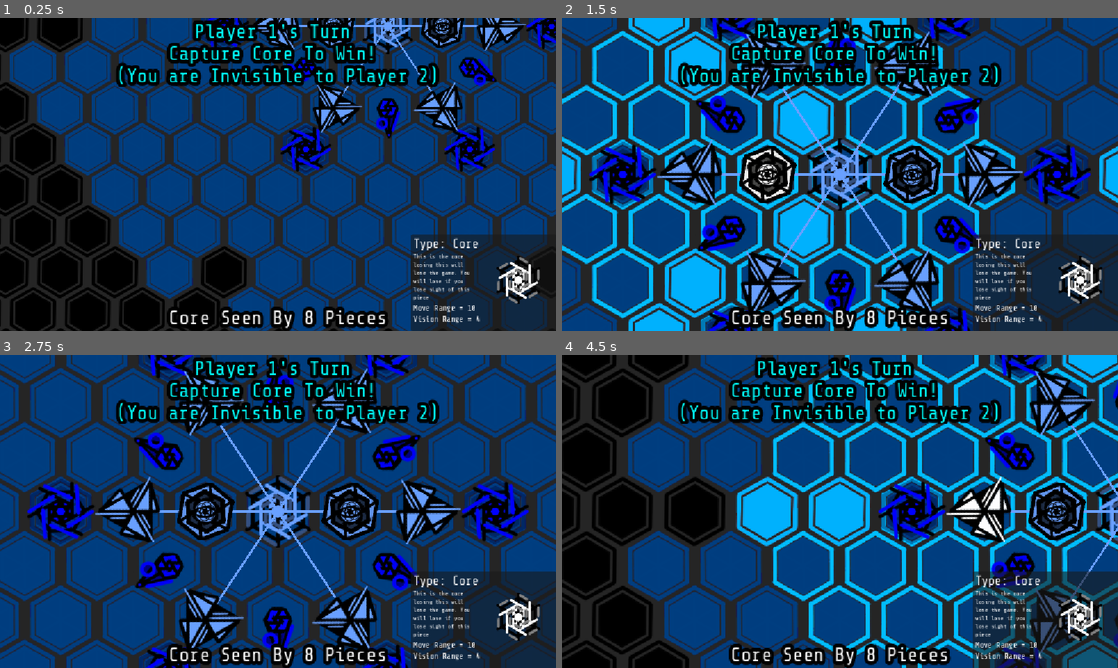
Above: before the commit, frames 1-4 (two rows, left to right).
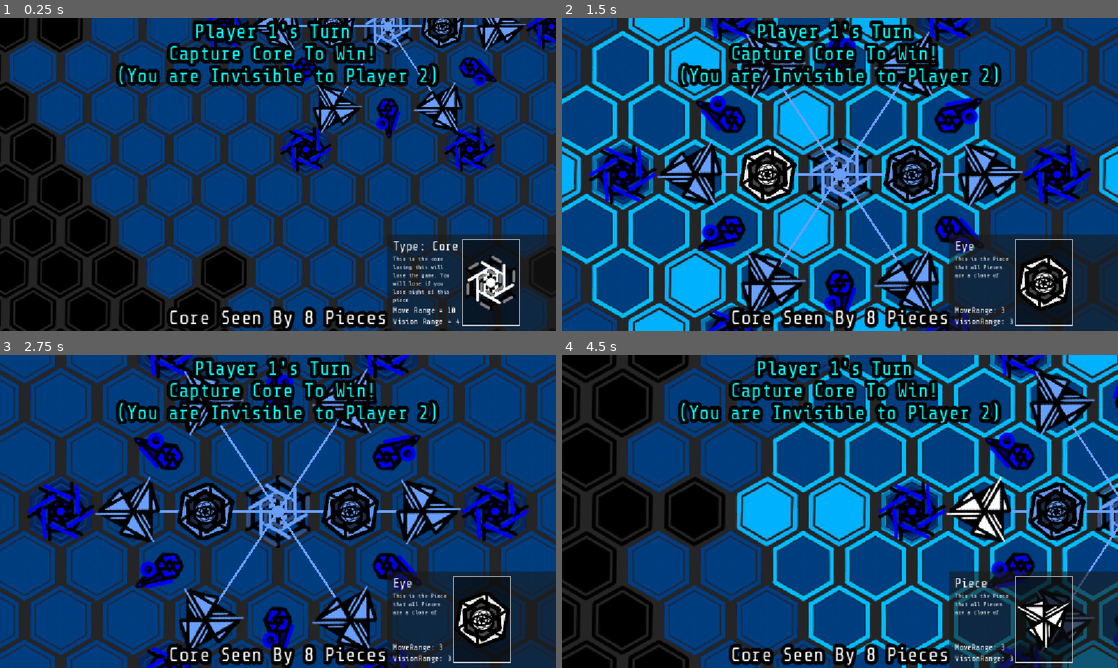
Above: after the commit, the same moments.

Repository: petesamerson/V-s-on
Game: Godot game, scene res://base_scene.tscn
The game is run twice, just before and just after one commit, with the same random seed, the same clock (stepped at 60 frames per second) and the same inputs.
Inputs (mouse positions are in pixels of both pictures, inside the frame that each line leads up to):
- Up to frame 1 (0.25 s): no input
- Up to frame 2 (1.5 s): drag from (923, 64) to (1101, 64) at 0.52 s; tap Enter at 1.25 s; drag from (767, 174) to (912, 174) at 1.27 s
- Up to frame 3 (2.75 s): tap Space at 2 s; click (350, 511) at 2.17 s
- Up to frame 4 (4.5 s): tap Enter at 2.75, 4.25 s; drag from (1056, 511) to (767, 511) at 2.77 s; tap Space at 3.5 s; drag from (623, 511) to (912, 511) at 3.52 s; drag from (984, 511) to (756, 433) at 4.27 s

The runs differ from the first frame. In frame 1, 4.6% of the frame differs, in the area x 69-98%, y 69-100%; in frame 2, 4.5%; in frame 3, 4.5%; in frame 4, 4.2%.

Commit message:
first update render

Diff:
--- a/TowerRotatePiece.gd
+++ b/TowerRotatePiece.gd
@@ -229,3 +229,9 @@
 			cur_rotate = []
 			old_selected_rotate_tile_ids = []
 			super.handle_move_input_event(event)
+
+func getTypeString() -> String:
+	return "RotateTower";
+
+func getTypedDescription() -> String:
+	return "This piece is the only piece that can rotate, rotation does not cost a turn!"
--- a/base_scene.tscn
+++ b/base_scene.tscn
@@ -138,6 +138,15 @@
 border_width_bottom = 2
 border_color = Color(0, 0.9426603, 0.65268576, 1)
 
+[sub_resource type="StyleBoxFlat" id="StyleBoxFlat_ixihg"]
+bg_color = Color(0, 0, 0, 0.43137255)
+border_width_left = 2
+border_width_top = 2
+border_width_right = 2
+border_width_bottom = 2
+
+[sub_resource type="Theme" id="Theme_6ow2y"]
+
 [node name="BaseScene" type="Node2D"]
 metadata/_edit_horizontal_guides_ = [-6.0, 36.0, -55.0, -65.0, -271.0]
 
@@ -254,7 +263,7 @@
 "
 
 [node name="SelectionPanel" type="Panel" parent="TurnLayer"]
-custom_minimum_size = Vector2(300, 200)
+custom_minimum_size = Vector2(350, 200)
 anchors_preset = 3
 anchor_left = 1.0
 anchor_top = 1.0
@@ -273,10 +282,10 @@
 anchor_bottom = 1.0
 grow_horizontal = 2
 grow_vertical = 2
-theme_override_constants/margin_left = 5
-theme_override_constants/margin_top = 5
-theme_override_constants/margin_right = 5
-theme_override_constants/margin_bottom = 5
+theme_override_constants/margin_left = 12
+theme_override_constants/margin_top = 12
+theme_override_constants/margin_right = 12
+theme_override_constants/margin_bottom = 12
 
 [node name="VBoxContainer" type="VBoxContainer" parent="TurnLayer/SelectionPanel/MarginContainer"]
 layout_mode = 2
@@ -293,7 +302,7 @@
 theme_override_font_sizes/font_size = 25
 text = "Type: Core"
 
-[node name="Label" type="Label" parent="TurnLayer/SelectionPanel/MarginContainer/VBoxContainer/HBoxContainer/VBoxContainer"]
+[node name="Description" type="Label" parent="TurnLayer/SelectionPanel/MarginContainer/VBoxContainer/HBoxContainer/VBoxContainer"]
 custom_minimum_size = Vector2(100, 100)
 layout_mode = 2
 theme_override_fonts/font = ExtResource("30_ov3nv")
@@ -312,12 +321,17 @@
 theme_override_font_sizes/font_size = 16
 text = "Vision Range = 4"
 
-[node name="TextureRect" type="TextureRect" parent="TurnLayer/SelectionPanel/MarginContainer/VBoxContainer/HBoxContainer"]
-custom_minimum_size = Vector2(150, 150)
-layout_mode = 2
+[node name="PanelContainer" type="PanelContainer" parent="TurnLayer/SelectionPanel/MarginContainer/VBoxContainer/HBoxContainer"]
+custom_minimum_size = Vector2(120, 120)
+layout_mode = 2
+theme_override_styles/panel = SubResource("StyleBoxFlat_ixihg")
+
+[node name="TextureRect" type="TextureRect" parent="TurnLayer/SelectionPanel/MarginContainer/VBoxContainer/HBoxContainer/PanelContainer"]
+custom_minimum_size = Vector2(80, 80)
+layout_mode = 2
+theme = SubResource("Theme_6ow2y")
 texture = ExtResource("31_ixihg")
-expand_mode = 1
-stretch_mode = 3
+stretch_mode = 5
 
 [connection signal="pressed" from="TurnLayer/PlayerSwitchOverlay/VBoxContainer/NextButton" to="Board" method="_on_next_pressed"]
 [connection signal="pressed" from="TurnLayer/PlayerSwitchOverlay/VBoxContainer/StayButton" to="Board" method="_on_stay_button_pressed"]
--- a/board.gd
+++ b/board.gd
@@ -6,7 +6,7 @@
 @onready var turn_label: RichTextLabel = $"../TurnLayer/TurnLabel"
 @onready var core_label: RichTextLabel = $"../TurnLayer/CoreLabel"
 @onready var turn_menu = $"../TurnLayer/PlayerSwitchOverlay"
-@onready var SelectionPanel= $"../TurnLayer/SelectionPanel"
+@onready var selection_panel= $"../TurnLayer/SelectionPanel"
 
 @export var capture_texture: Texture2D
 
@@ -47,7 +47,7 @@
 	)
 
 	if is_mobile_browser:
-		SelectionPanel.scale = Vector2(2.0,2.0)
+		selection_panel.scale = Vector2(2.0,2.0)
 	else:
 		pass
 		# SelectionPanel.scale = Vector2(3.0,3.0)
@@ -129,6 +129,30 @@
 
 	turn_label.position.x = (viewport_size.x - turn_label.size.x) / 2
 	turn_label.position.y = (viewport_size.y - turn_label.size.y) / 2
+
+func update_selection_panel(selectedPiece: Piece):
+	var margin_container = selection_panel.get_child(0) as MarginContainer
+	var v_box_root = margin_container.get_child(0) as VBoxContainer
+	var h_box = v_box_root.get_child(0) as HBoxContainer
+	for child in h_box.get_children():
+		if child is PanelContainer:
+			var tr = child.get_child(0) as TextureRect
+			tr.texture = selectedPiece.sprite.texture
+		if child is VBoxContainer:
+			for label in child.get_children():
+				if(label is Label):
+					match label.name:
+						"PieceName":
+							label.text = selectedPiece.getTypeString()
+						"Description":
+							label.text = selectedPiece.getTypedDescription()
+						"MoveRange":
+							label.text = "MoveRange: " + str(selectedPiece.vision_range)
+						"VisionRange":
+							label.text = "VisionRange: " + str(selectedPiece.vision_range)
+
+
+
 
 func determine_winner() -> int:
 	var winner = 0
--- a/piece.gd
+++ b/piece.gd
@@ -170,6 +170,8 @@
 		else:
 			board.set_cell(cell, Tiles.DARK_RED_OUTLINE, Vector2i(0,0))
 
+	board.update_selection_panel(self)
+
 
 func update_piece_color():
 	if sprite == null: return
@@ -256,3 +258,6 @@
 
 func getTypeString() -> String:
 	return "Piece";
+
+func getTypedDescription() -> String:
+	return "This is the Piece that all Pieces are a clone of"
Not shown: 1 places in base_scene.tscn that only renumber resources
